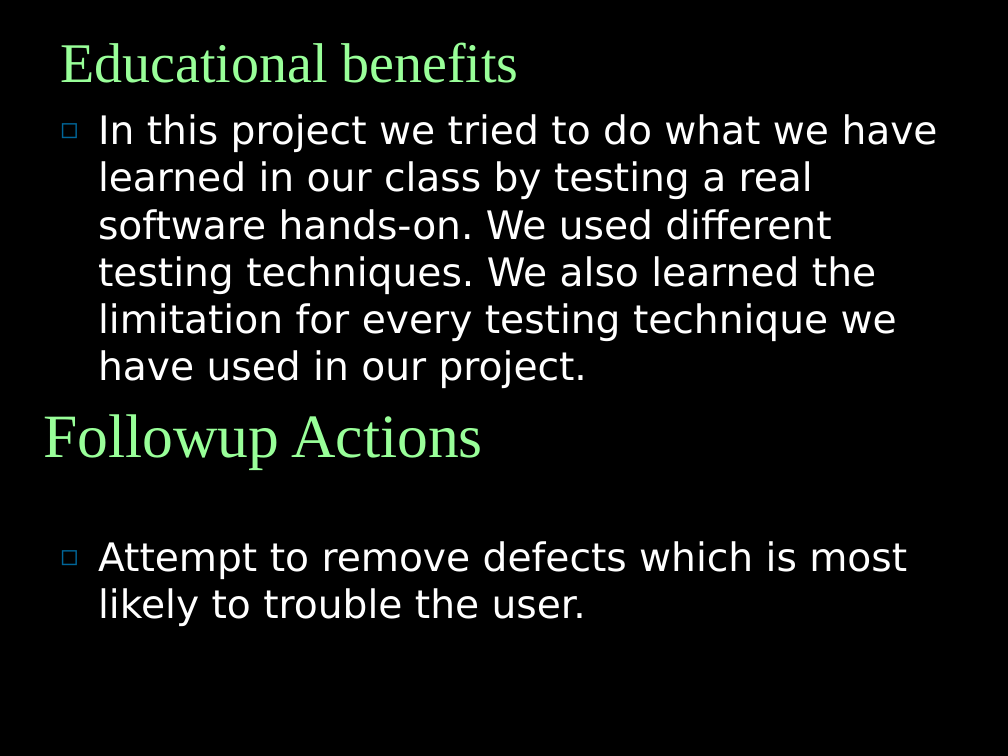
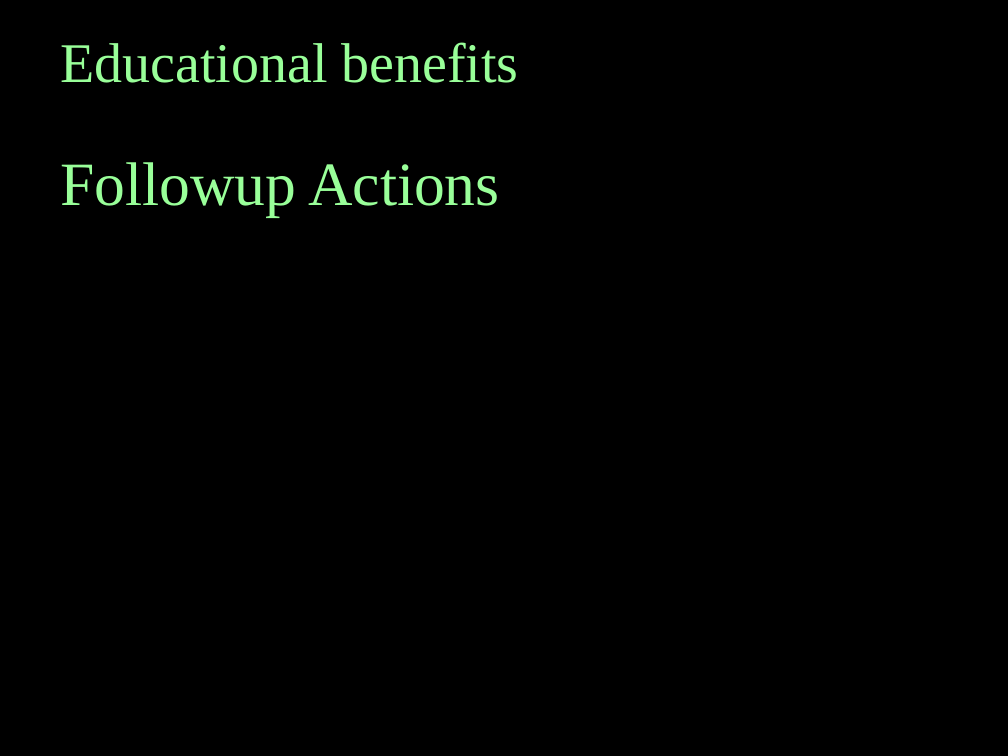
Before and after one commit to vipulkohli/Testing, a slide deck: slide 19 of Testing_Final2.ppt (slide 20 before the commit). Drawn at 1008x756 pixels with LibreOffice and Linux fonts; fonts in the diff are those of the drawing. Boxes give left, top, right and bottom in pixels: in the first picture for what was removed or moved away, otherwise in the second. Text is boxed around its words. In the diff, an @@ line names an element or a change of style, - is before the commit and + after.

```diff
--- a/Testing_Final2.ppt
+++ b/Testing_Final2.ppt
@@ text "Followup Actions": place and size @@
-text "Followup Actions" at (43,414,483,468)
+text "Followup Actions" at (60,162,499,216)
@@ text removed at (98,114,938,388) @@
-◻ In this project we tried to do what we have learned in our class by testing a real software hands-on. We used different testing techniques. We also learned the limitation for every testing technique we have used in our project.
@@ text removed at (98,541,907,626) @@
-◻ Attempt to remove defects which is most likely to trouble the user.
```
Also in this commit, not shown: 3 other slides changed, 1 slide removed, 9 other files.
